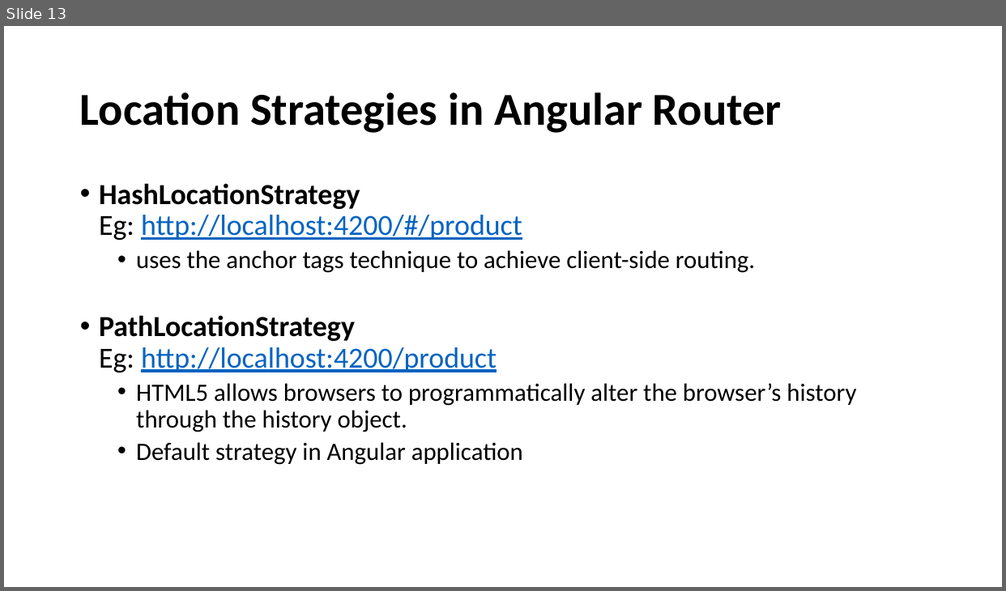
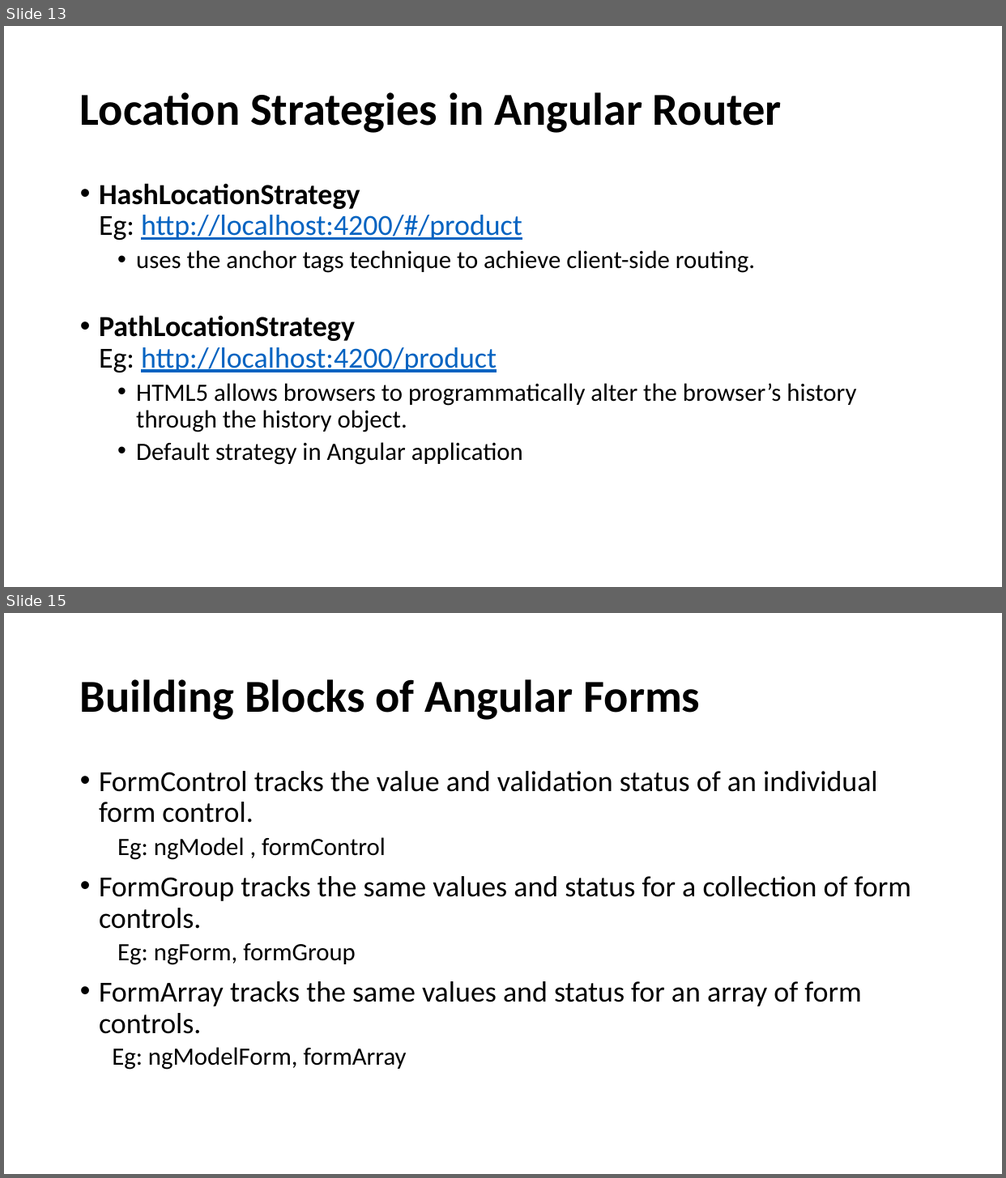
Before and after one commit to simhaabhijit/Angular-Training-Intermediate, a slide deck: Angular Intermediate Level Training PPT.pptx. Shown one above the other, each under a label of ours: slide 13 before the commit, slides 13 and 15 after it; the slides between them are not shown. The pictures are 1006x591 and 1006x1178 pixels, drawn with LibreOffice and Linux fonts; fonts in the diff are those of the drawing. Boxes give left, top, right and bottom in pixels: in the first picture for what was removed or moved away, otherwise in the second. Text is boxed around its words. In the diff, an @@ line names an element or a change of style, - is before the commit and + after.

```diff
--- a/Angular Intermediate Level Training PPT.pptx
+++ b/Angular Intermediate Level Training PPT.pptx
@@ slide 15 added at (4, 613, 1002, 1174), background #FFFFFF @@
@@ title added at (80, 679, 700, 720), 44 pt, text #000000, bold @@
+Building Blocks of Angular Forms
@@ text added at (99, 771, 911, 1070), 28 pt, text #000000 @@
+• FormControl tracks the value and validation status of an individual form control.
+  Eg: ngModel , formControl
+• FormGroup tracks the same values and status for a collection of form controls.
+  Eg: ngForm, formGroup
+• FormArray tracks the same values and status for an array of form controls.
+  Eg: ngModelForm, formArray
```
Also in this commit, not shown: 4 other slides added, 24 other files.
